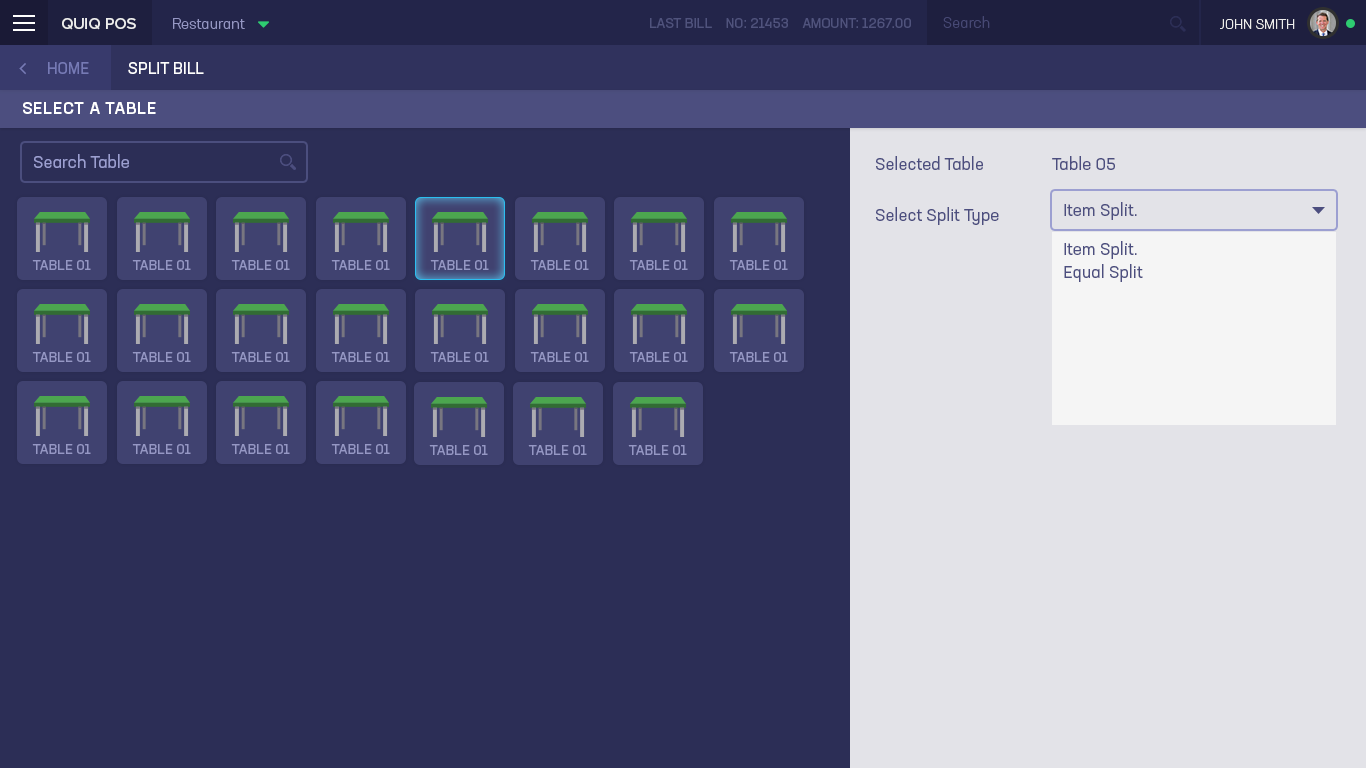
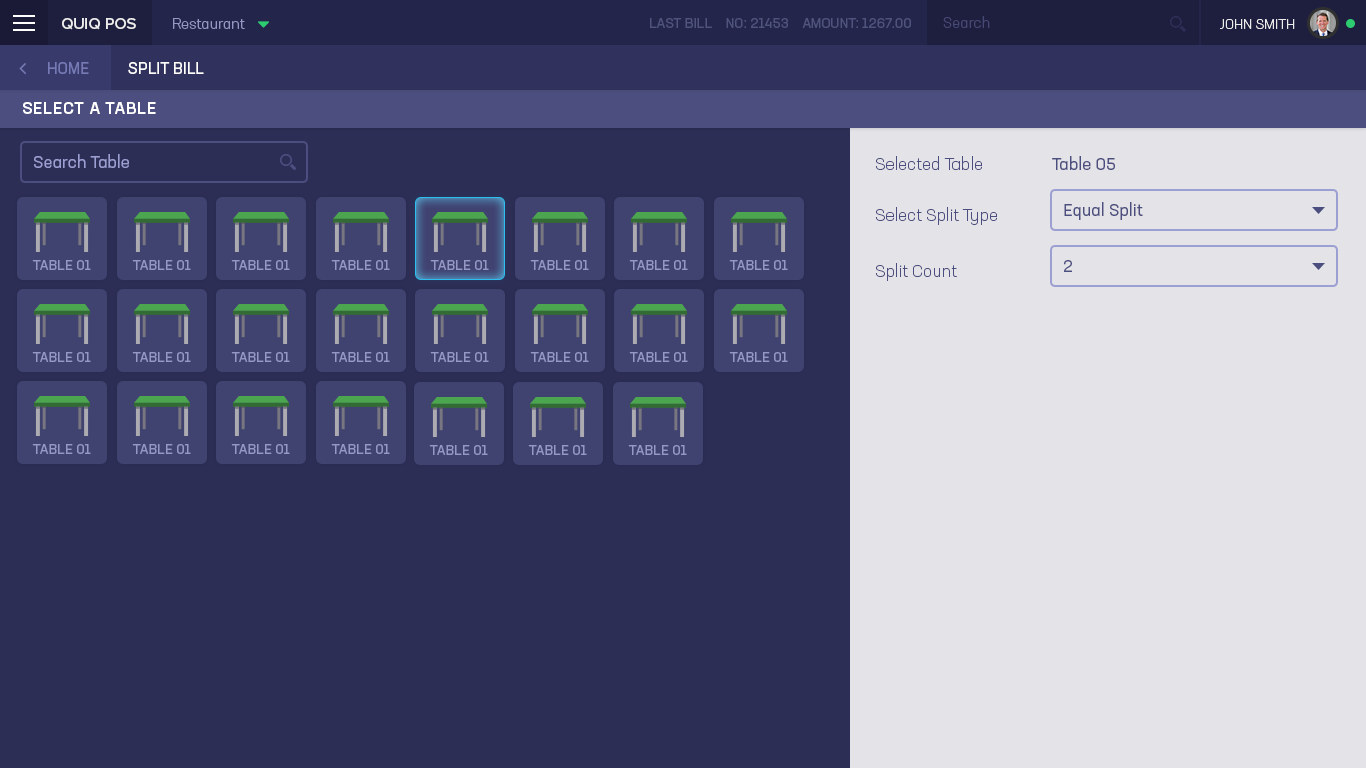
Two versions of the same layered image (w=1366, h=768). Layer-by-layer changes:
added layer "Rectangle 3 copy" in group "Header" over [1312, 263, 1325, 270]
renamed "Item Split. Equal Split" to "2", moved it above "Rounded Rectangle 10 copy 3", painted on it over [1064, 241, 1143, 282]
added layer "Rounded Rectangle 10 copy 3" in group "Header" over [1052, 247, 1336, 285]
added layer "Split Count" in group "Header" over [876, 263, 957, 281]
removed layer "Rectangle 4" from group "Header" over [1052, 232, 1336, 425]
renamed "Item Split." to "Equal Split", painted on it over [1066, 202, 1143, 220]
painted on "Selected Table" over [876, 156, 983, 170]
painted on "Select Split Type" over [876, 207, 999, 225]
